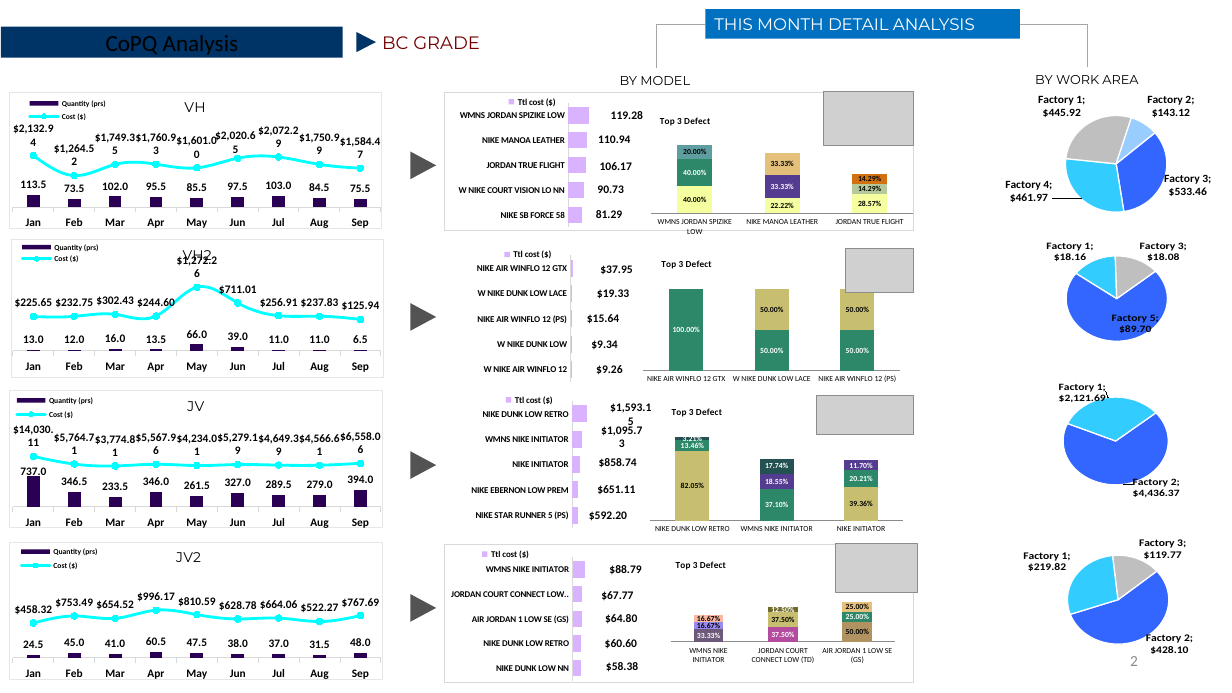
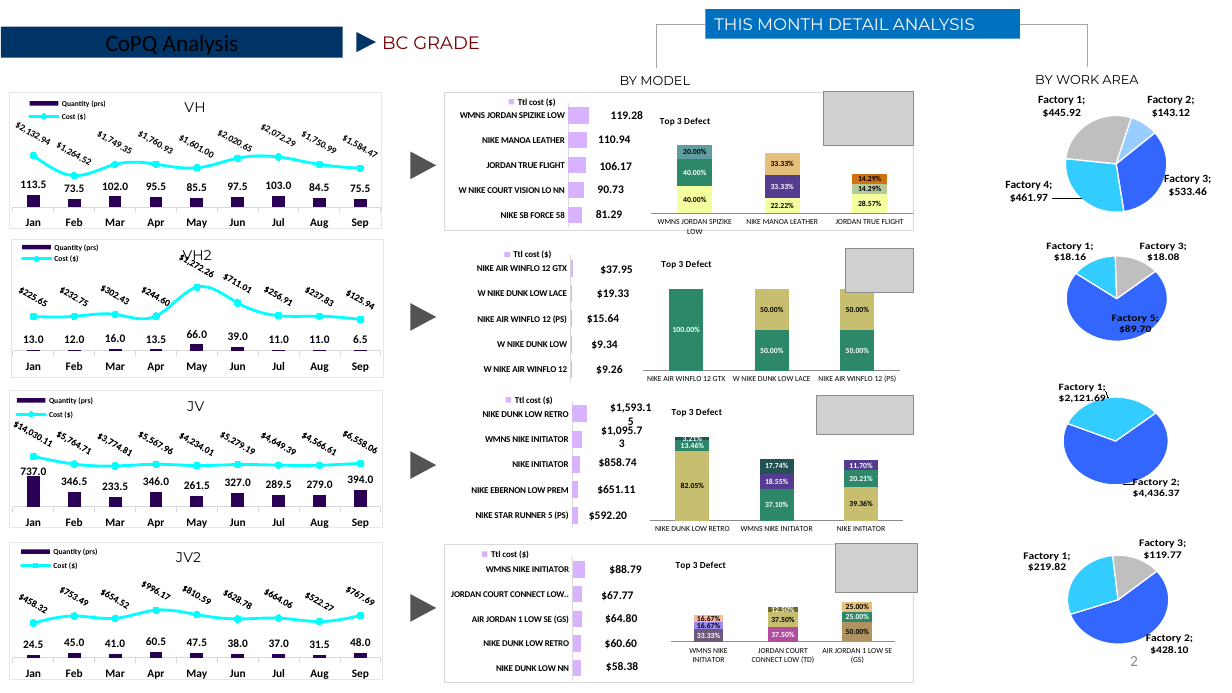
Before and after one commit to fvto/COPQ, a slide deck: slide 2 of Output/COPQ_Report_Sep_2026.pptx. Drawn at 1232x693 pixels with LibreOffice and Linux fonts; fonts in the diff are those of the drawing; grey boxes stand for pictures. Boxes give left, top, right and bottom in pixels: in the first picture for what was removed or moved away, otherwise in the second. Text is boxed around its words. In the diff, an @@ line names an element or a change of style, - is before the commit and + after.

Commit message:
fix(pptx): tilt monthly trend cost labels 30 deg to prevent overlap while preserving 2 decimals

```diff
--- a/Output/COPQ_Report_Sep_2026.pptx
+++ b/Output/COPQ_Report_Sep_2026.pptx
@@ column chart at bbox=[7, 92, 386, 230] @@
@@ data labels of Cost ($) changed @@
@@ column chart at bbox=[7, 239, 386, 378] @@
@@ data labels of Cost ($) changed @@
@@ column chart at bbox=[7, 391, 386, 530] @@
@@ data labels of Cost ($) changed @@
@@ column chart at bbox=[7, 542, 386, 680] @@
@@ data labels of Cost ($) changed @@
```
Also in this commit, not shown: 5 other files.
